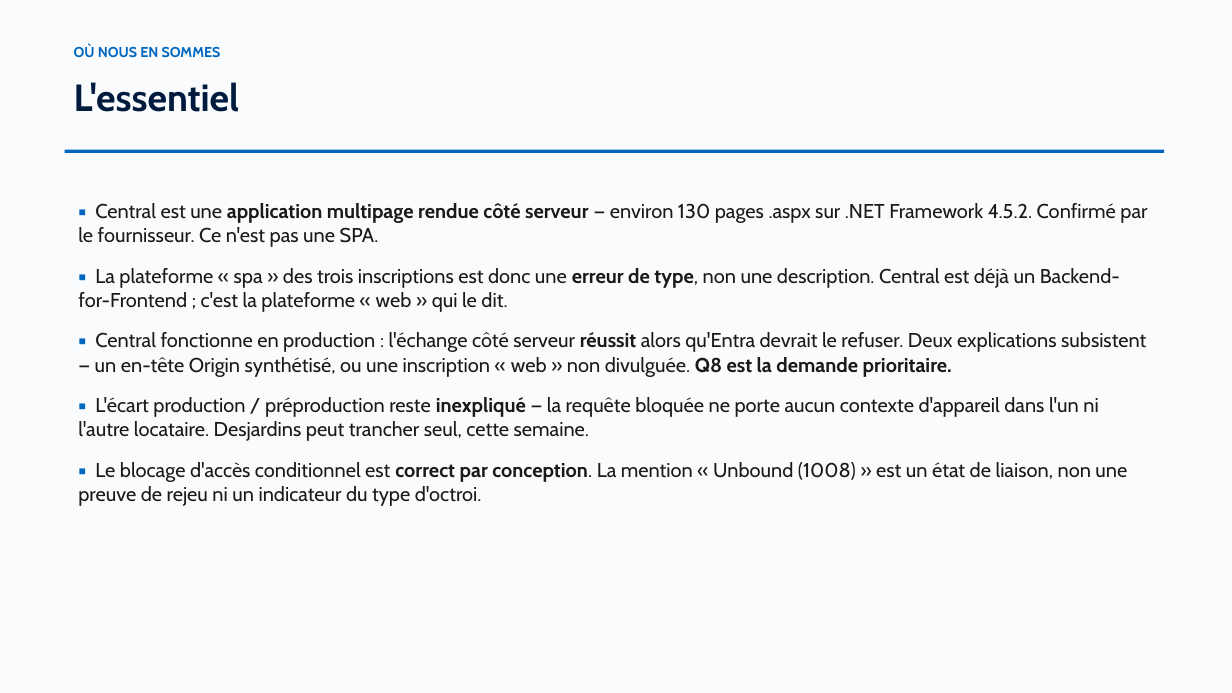
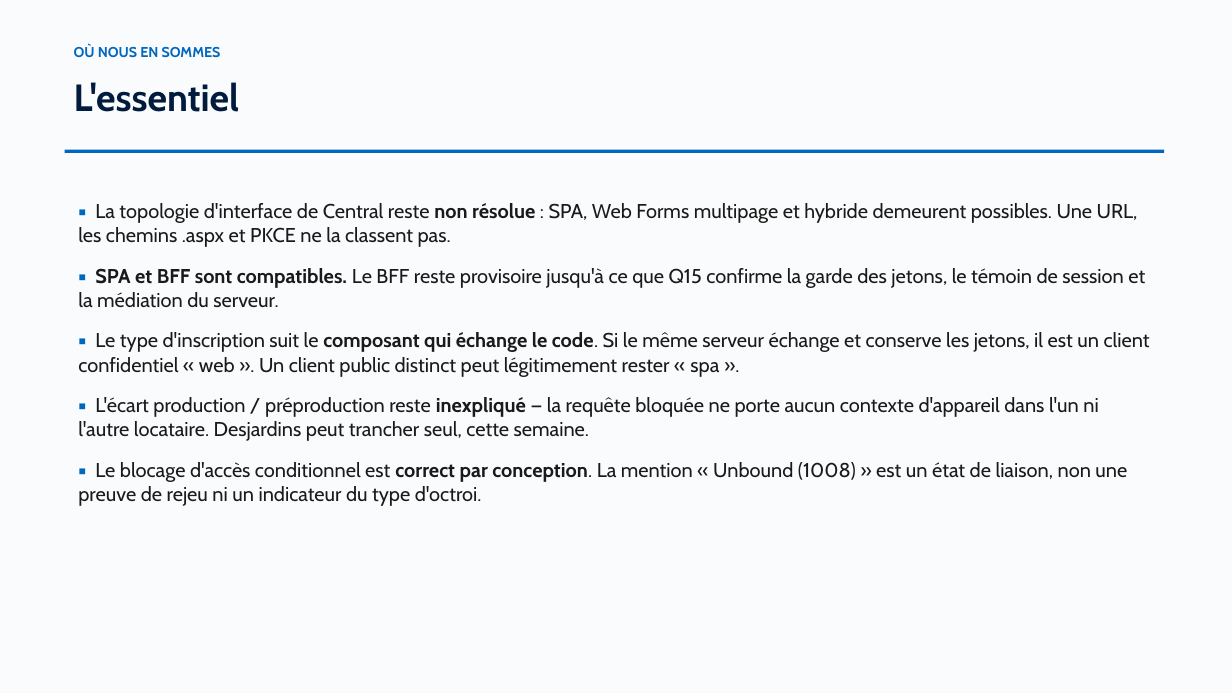
Before and after one commit to devopsabcs-engineering/croesus, a slide deck: slide 3 of docs/deck/croesus-session-deck-fr.pptx. Drawn at 1232x693 pixels with LibreOffice and Linux fonts; fonts in the diff are those of the drawing. Boxes give left, top, right and bottom in pixels: in the first picture for what was removed or moved away, otherwise in the second. Text is boxed around its words. In the diff, an @@ line names an element or a change of style, - is before the commit and + after.

```diff
--- a/docs/deck/croesus-session-deck-fr.pptx
+++ b/docs/deck/croesus-session-deck-fr.pptx
@@ text at box(78, 203, 1150, 377): text changed @@
-▪ Central est une application multipage rendue côté serveur — environ 130 pages .aspx sur .NET Framework 4.5.2. Confirmé par le fournisseur. Ce n'est pas une SPA.
-▪ La plateforme « spa » des trois inscriptions est donc une erreur de type, non une description. Central est déjà un Backend-for-Frontend ; c'est la plateforme « web » qui le dit.
-▪ Central fonctionne en production : l'échange côté serveur réussit alors qu'Entra devrait le refuser. Deux explications subsistent — un en-tête Origin synthétisé, ou une inscription « web » non divulguée. Q8 est la demande prioritaire.
+▪ La topologie d'interface de Central reste non résolue : SPA, Web Forms multipage et hybride demeurent possibles. Une URL, les chemins .aspx et PKCE ne la classent pas.
+▪ SPA et BFF sont compatibles. Le BFF reste provisoire jusqu'à ce que Q15 confirme la garde des jetons, le témoin de session et la médiation du serveur.
+▪ Le type d'inscription suit le composant qui échange le code. Si le même serveur échange et conserve les jetons, il est un client confidentiel « web ». Un client public distinct peut légitimement rester « spa ».
```
Also in this commit, not shown: 10 other slides changed, 4 other files.
